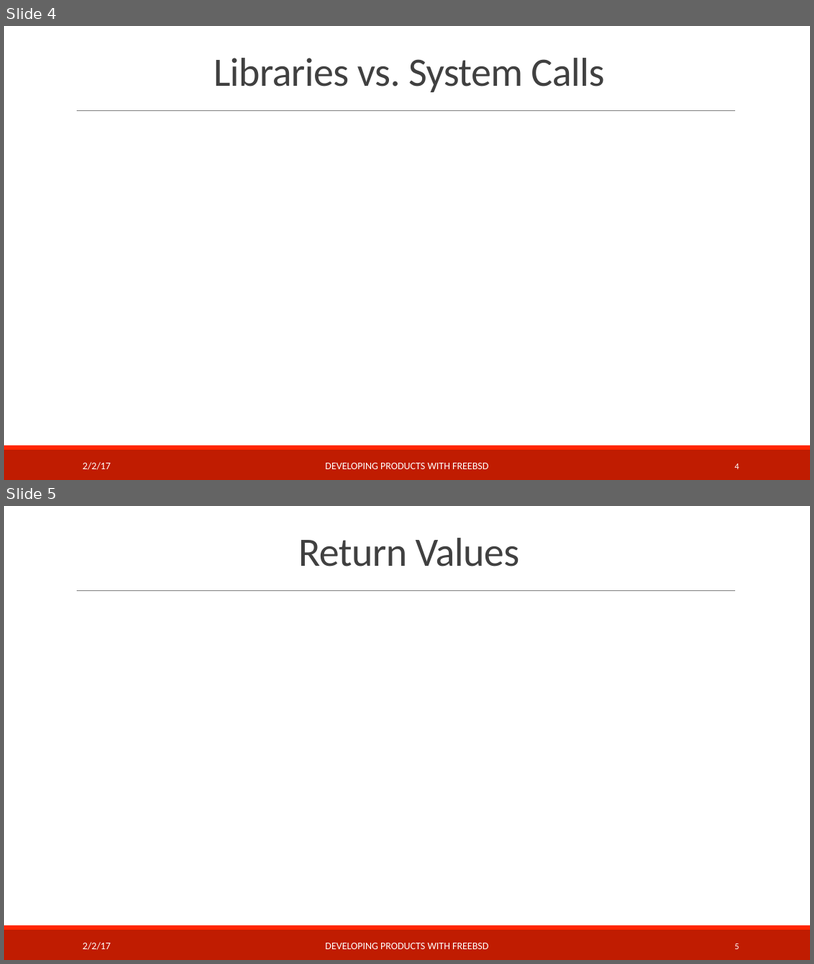
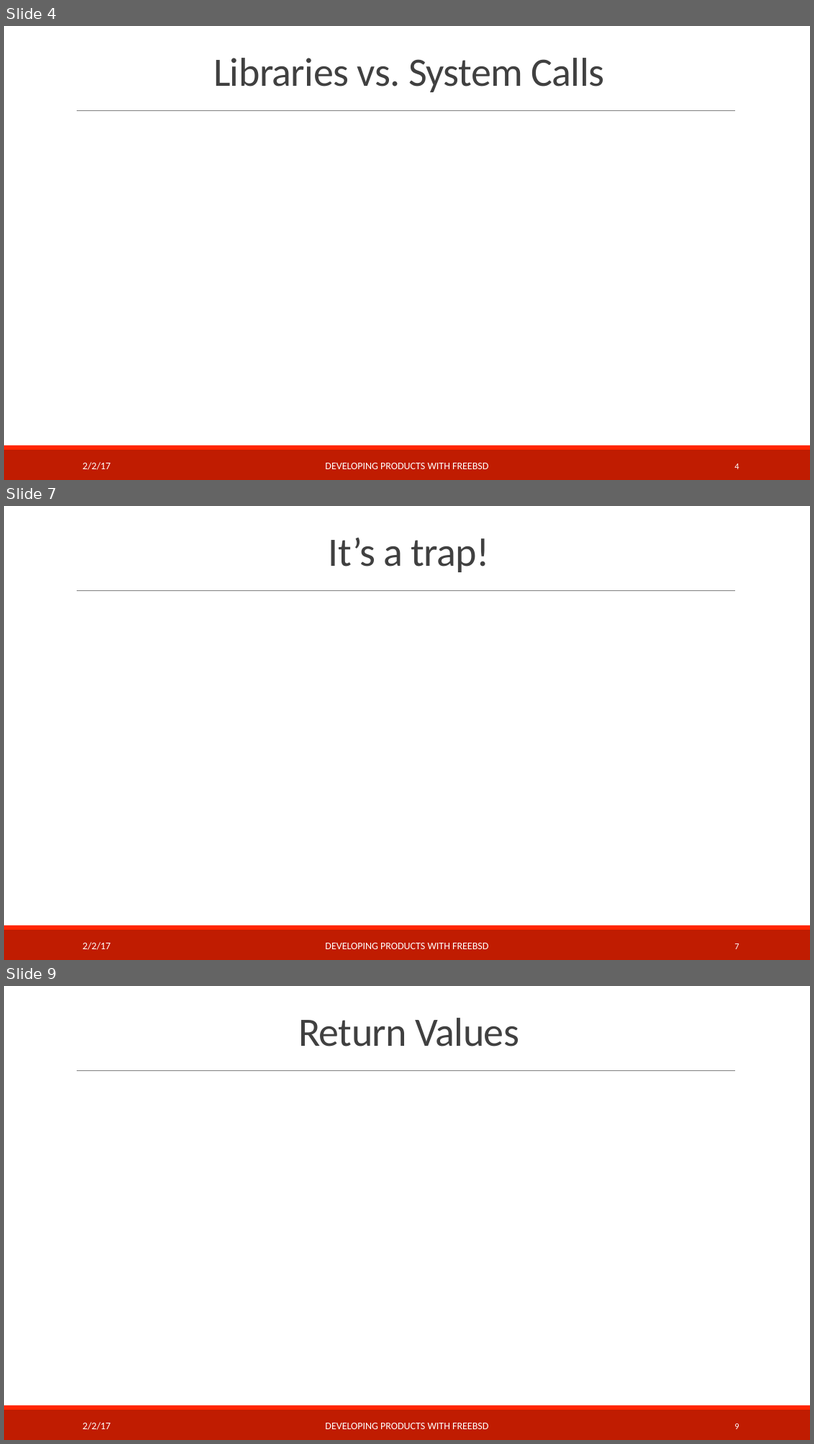
Before and after one commit to teachbsd/course, a slide deck: undergraduate/lectures/kernel-services.pptx. Shown one above the other, each under a label of ours: slides 4 and 5 before the commit, slides 4, 7 and 9 after it; the slides between them are not shown. The pictures are 814x964 and 814x1444 pixels, drawn with LibreOffice and Linux fonts; fonts in the diff are those of the drawing; background and template pictures are left out. Boxes give left, top, right and bottom in pixels: in the first picture for what was removed or moved away, otherwise in the second. Text is boxed around its words. In the diff, an @@ line names an element or a change of style, - is before the commit and + after.

```diff
--- a/undergraduate/lectures/kernel-services.pptx
+++ b/undergraduate/lectures/kernel-services.pptx
@@ slide 7 added at (x1=4, y1=506, x2=810, y2=960), background #FFFFFF; not listed: 3 template elements that a slide beside it also shows @@
@@ title added at (x1=329, y1=538, x2=490, y2=572), 48 pt, text #404040 @@
+It’s a trap!
@@ text added at (x1=82, y1=942, x2=111, y2=950), 12 pt, text #FFFFFF @@
+2/2/17
@@ text added at (x1=325, y1=942, x2=489, y2=949), 12 pt, text #FFFFFF @@
+DEVELOPING PRODUCTS WITH FREEBSD
@@ page number added at (x1=735, y1=943, x2=739, y2=949), 10.5 pt, text #FFFFFF @@
+7
@@ what was slide 5 is now slide 9 @@
@@ page number at (x1=735, y1=1423, x2=739, y2=1429): text changed @@
-5
+9
```
Also in this commit, not shown: 1 slide changed, 3 other slides added, 9 other files.
